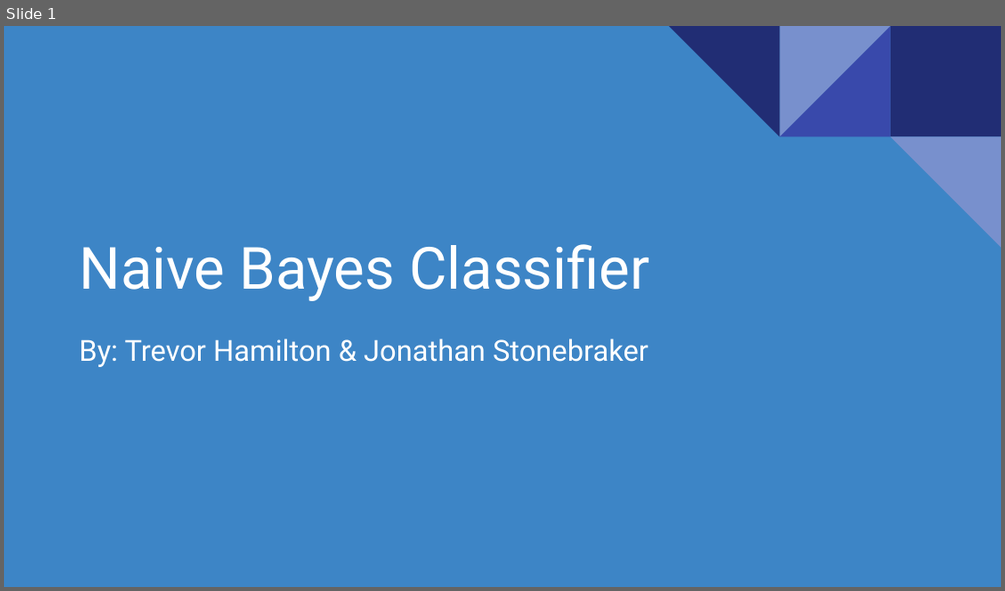
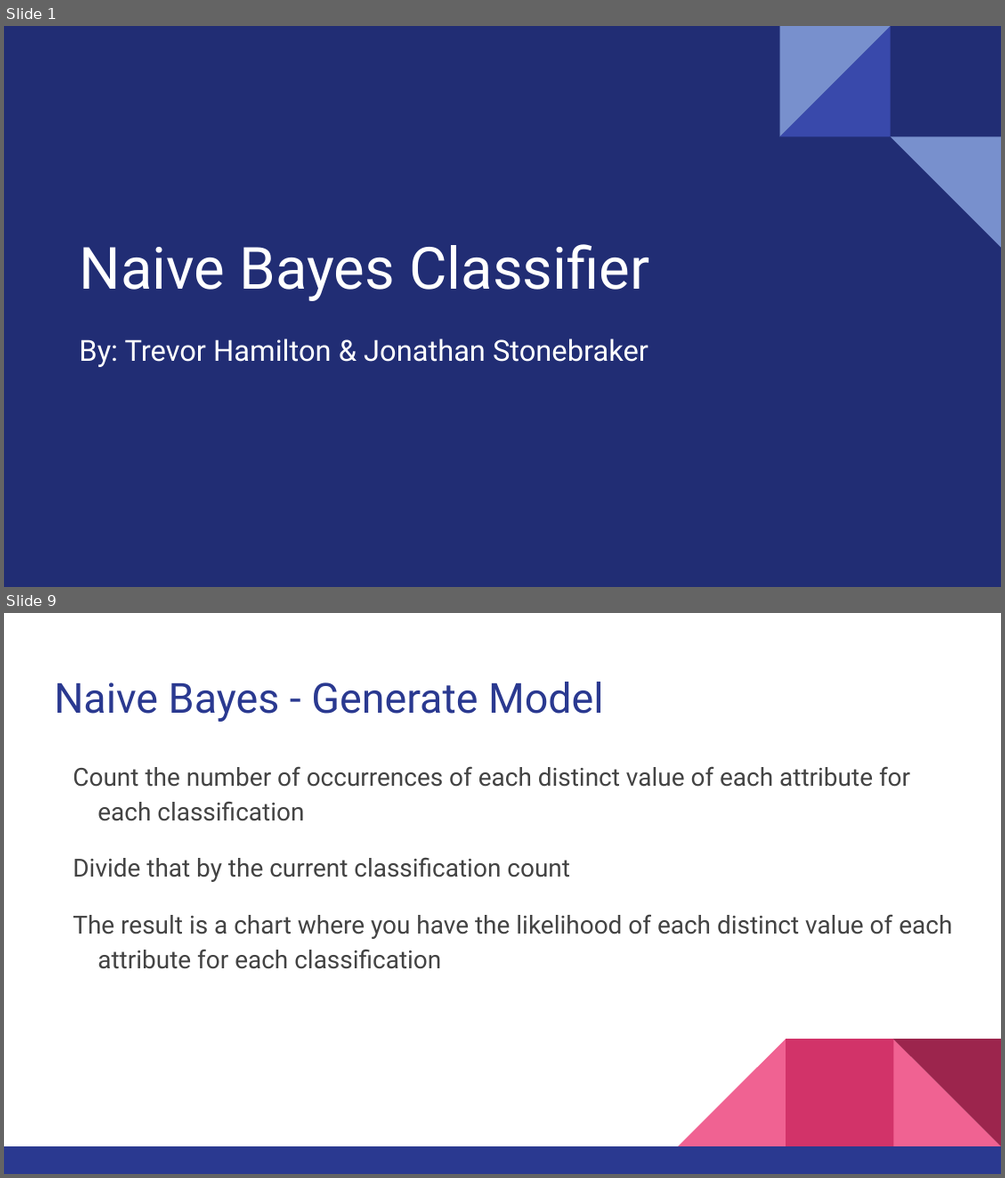
Before and after one commit to hamiltontj/NaiveBayes, a slide deck: doc/Presentation.pptx. Shown one above the other, each under a label of ours: slide 1 before the commit, slides 1 and 9 after it; the slides between them are not shown. The pictures are 1005x591 and 1005x1178 pixels, drawn with LibreOffice and Linux fonts; fonts in the diff are those of the drawing. Boxes give left, top, right and bottom in pixels: in the first picture for what was removed or moved away, otherwise in the second. Text is boxed around its words. In the diff, an @@ line names an element or a change of style, - is before the commit and + after.

```diff
--- a/doc/Presentation.pptx
+++ b/doc/Presentation.pptx
@@ slide 9 added at [4, 613, 1001, 1174], background #FFFFFF @@
@@ title added at [54, 682, 604, 722], 30 pt, text #2A3990 @@
+Naive Bayes - Generate Model
@@ text added at [73, 766, 952, 969], 18 pt, text #434343 @@
+Count the number of occurrences of each distinct value of each attribute for each classification
+Divide that by the current classification count
+The result is a chart where you have the likelihood of each distinct value of each attribute for each classification
@@ group added at [4, 1038, 1001, 1174]: 3 right triangles, 2 rectangles @@
@@ slide 1 changed as well @@
@@ background #3D85C6 to #212D74 @@
@@ rectangle removed at [890, 26, 1001, 136] @@
```
Also in this commit, not shown: 28 other slides added, 9 slides removed, 27 other files.
